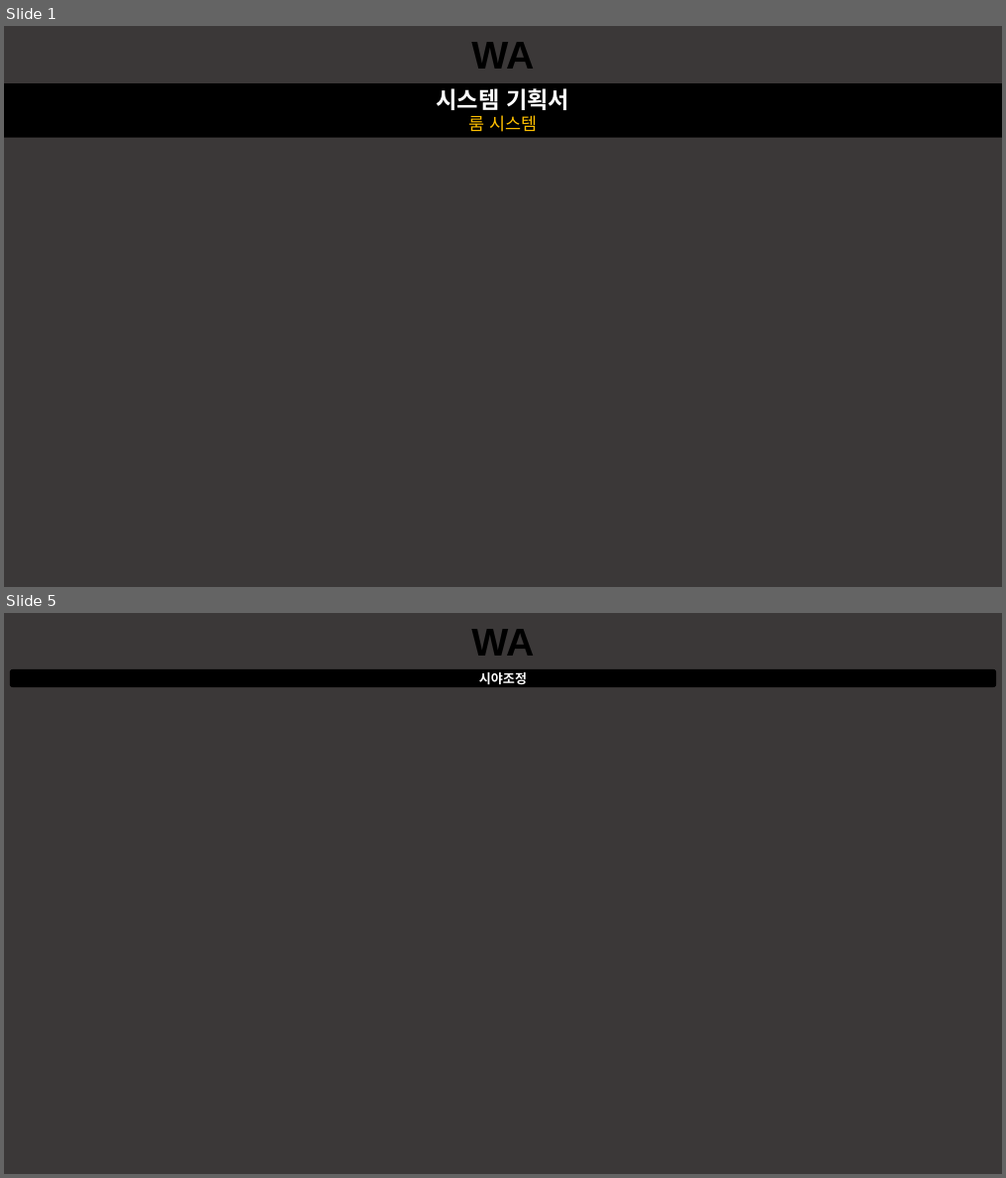
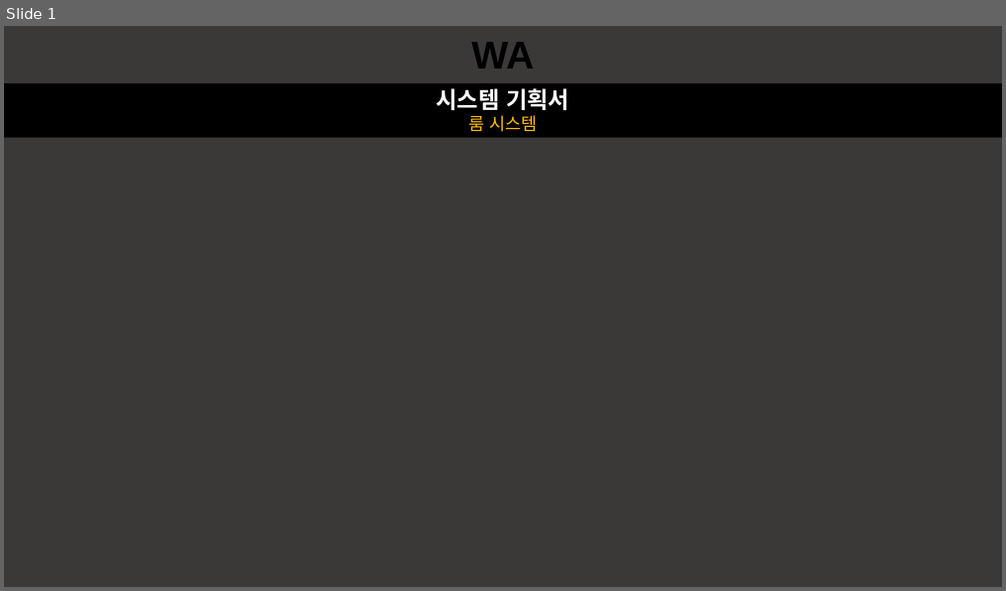
Before and after one commit to taeseongeom/WA, a slide deck: 기획서/신버전/룸 시스템.pptx. Shown one above the other, each under a label of ours: slides 1 and 5 before the commit, slide 1 after it; the slides between them are not shown. The pictures are 1006x1178 and 1006x591 pixels, drawn with LibreOffice and Linux fonts; fonts in the diff are those of the drawing. Boxes give left, top, right and bottom in pixels: in the first picture for what was removed or moved away, otherwise in the second. Text is boxed around its words. In the diff, an @@ line names an element or a change of style, - is before the commit and + after.

```diff
--- a/기획서/신버전/룸 시스템.pptx
+++ b/기획서/신버전/룸 시스템.pptx
@@ slide 5 removed at box(4, 613, 1002, 1174), background #3B3838 @@
@@ text removed at box(471, 629, 534, 656) @@
-WA
@@ rounded rectangle removed at box(10, 669, 996, 687) @@
-시야조정
```
Also in this commit, not shown: 3 slides changed, 2 slides added, 5 other files.
